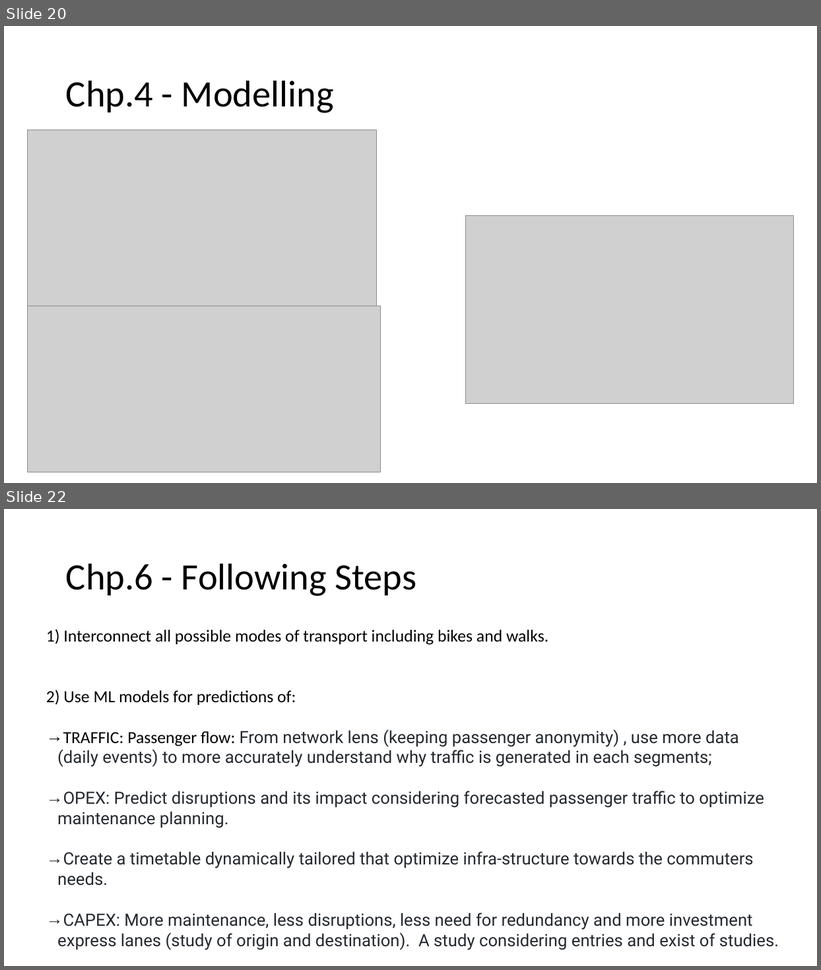
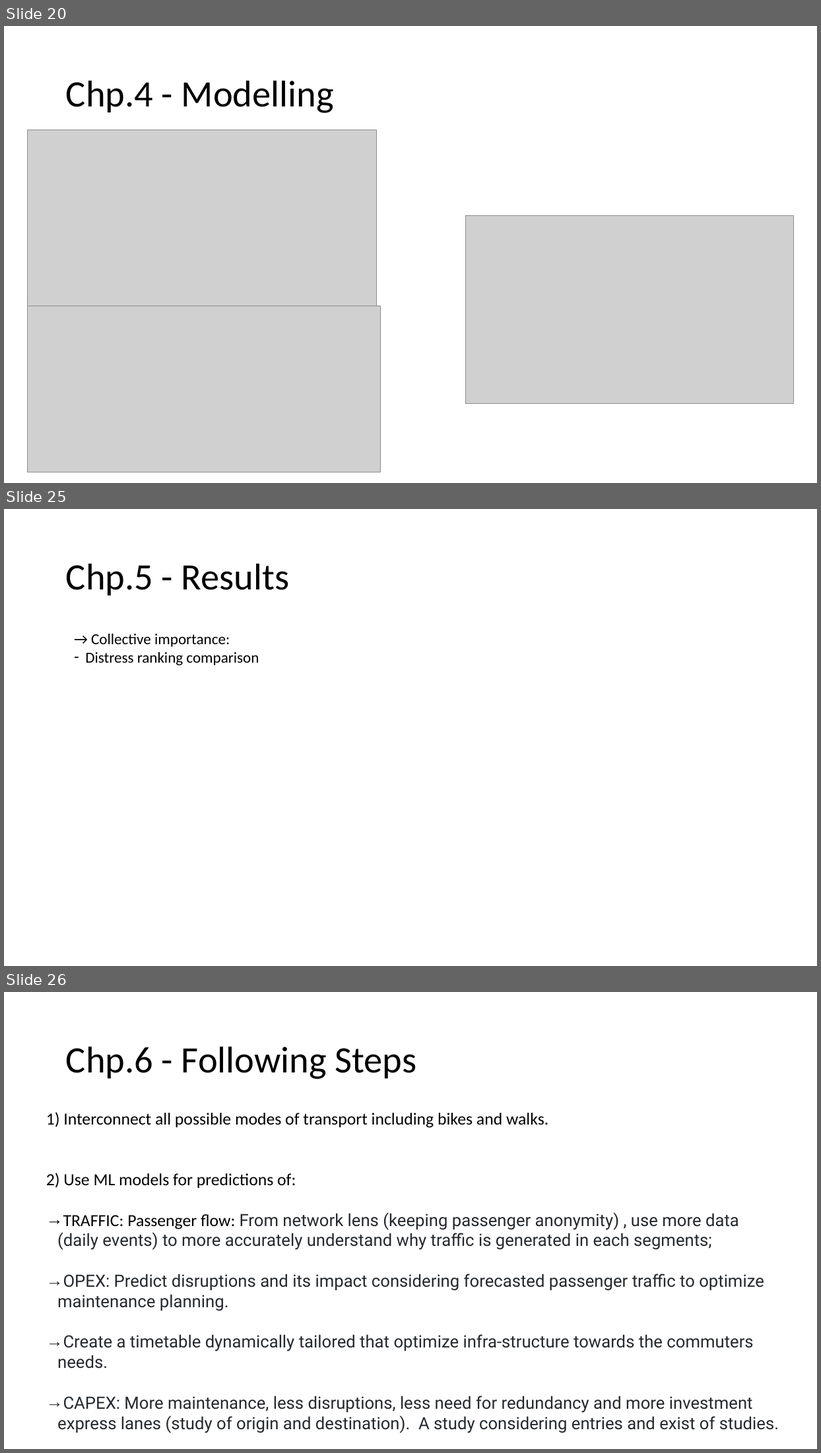
Before and after one commit to Breno-st/big-cities-transport, a slide deck: 11.Presenttaions/big-cities-transport.pptx. Shown one above the other, each under a label of ours: slides 20 and 22 before the commit, slides 20, 25 and 26 after it; the slides between them are not shown. The pictures are 821x970 and 821x1453 pixels, drawn with LibreOffice and Linux fonts; fonts in the diff are those of the drawing; grey boxes stand for pictures. Boxes give left, top, right and bottom in pixels: in the first picture for what was removed or moved away, otherwise in the second. Text is boxed around its words. In the diff, an @@ line names an element or a change of style, - is before the commit and + after.

```diff
--- a/11.Presenttaions/big-cities-transport.pptx
+++ b/11.Presenttaions/big-cities-transport.pptx
@@ slide 25 added at (4,509,817,966), background #FFFFFF @@
@@ title added at (66,563,289,595), 44 pt, text #000000 @@
+Chp.5 - Results
@@ text added at (85,634,259,665), 18 pt, text #000000 @@
+→ Collective importance:
+– Distress ranking comparison
@@ what was slide 22 is now slide 26 @@
```
Also in this commit, not shown: 1 slide changed, 3 other slides added, 37 other files.
